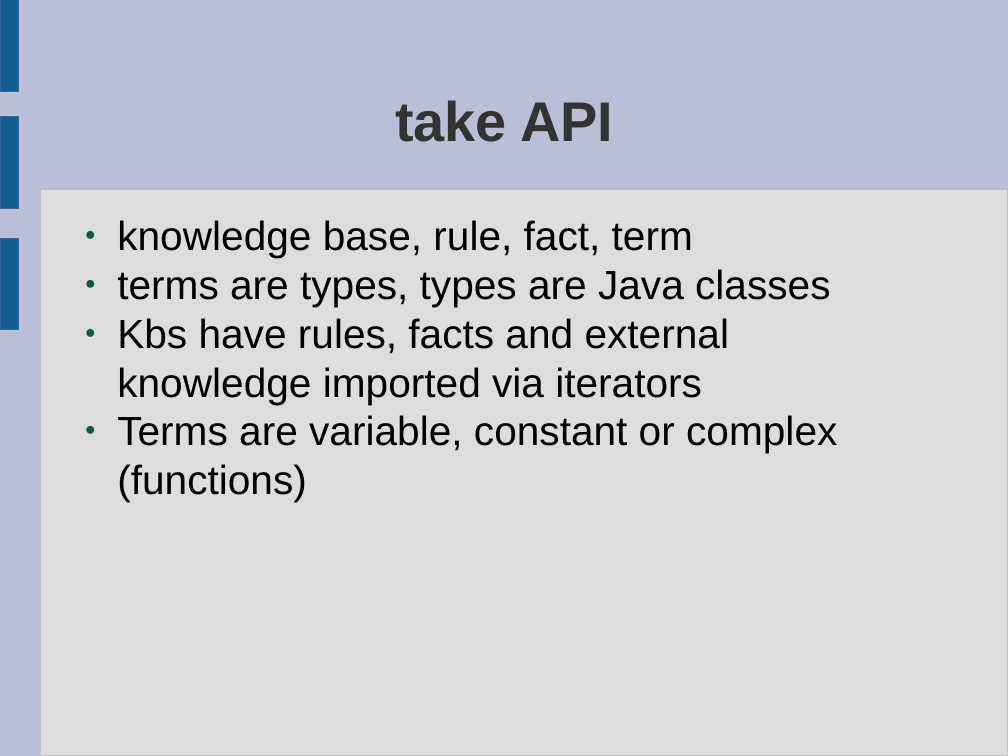
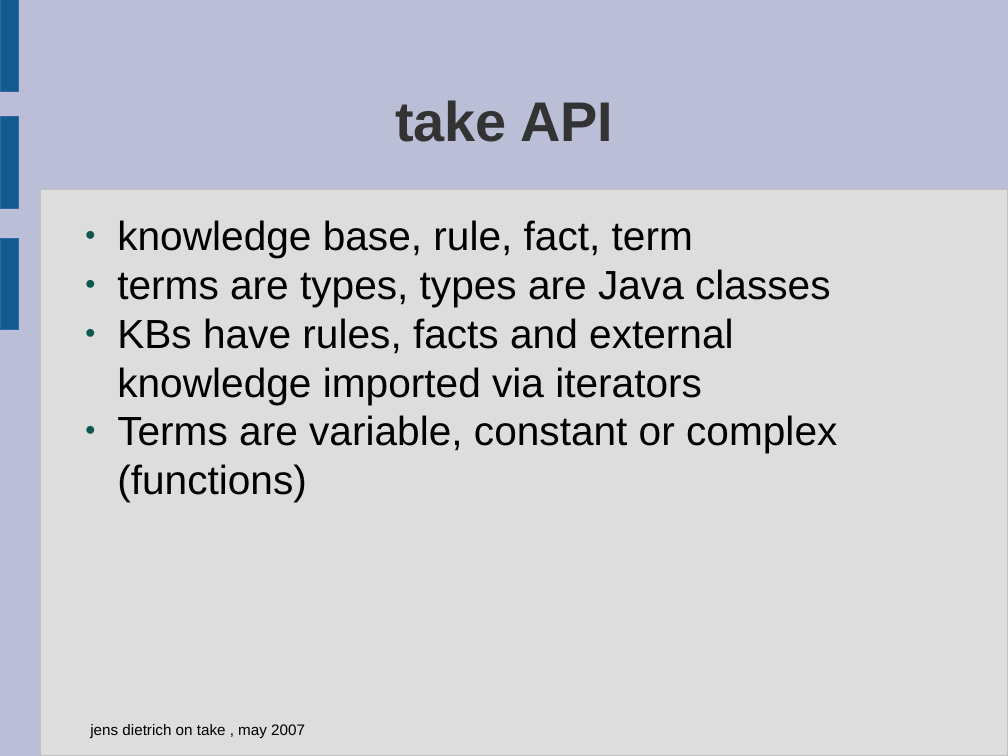
Before and after one commit to Koulio/take, a slide deck: slide 11 of take/docs/presentation-massey-may07.odp. Drawn at 1008x756 pixels with LibreOffice and Linux fonts; fonts in the diff are those of the drawing; background and template pictures are left out. Boxes give left, top, right and bottom in pixels: in the first picture for what was removed or moved away, otherwise in the second. Text is boxed around its words. In the diff, an @@ line names an element or a change of style, - is before the commit and + after.

```diff
--- a/take/docs/presentation-massey-may07.odp
+++ b/take/docs/presentation-massey-may07.odp
@@ text at [117,318,734,404]: text changed @@
-● Kbs have rules, facts and external knowledge imported via iterators
+● KBs have rules, facts and external knowledge imported via iterators
@@ text added at [90,724,305,738], 12 pt, text #000000 @@
+jens dietrich on take , may 2007
```
Also in this commit, not shown: 11 other slides changed, 11 slides added.
